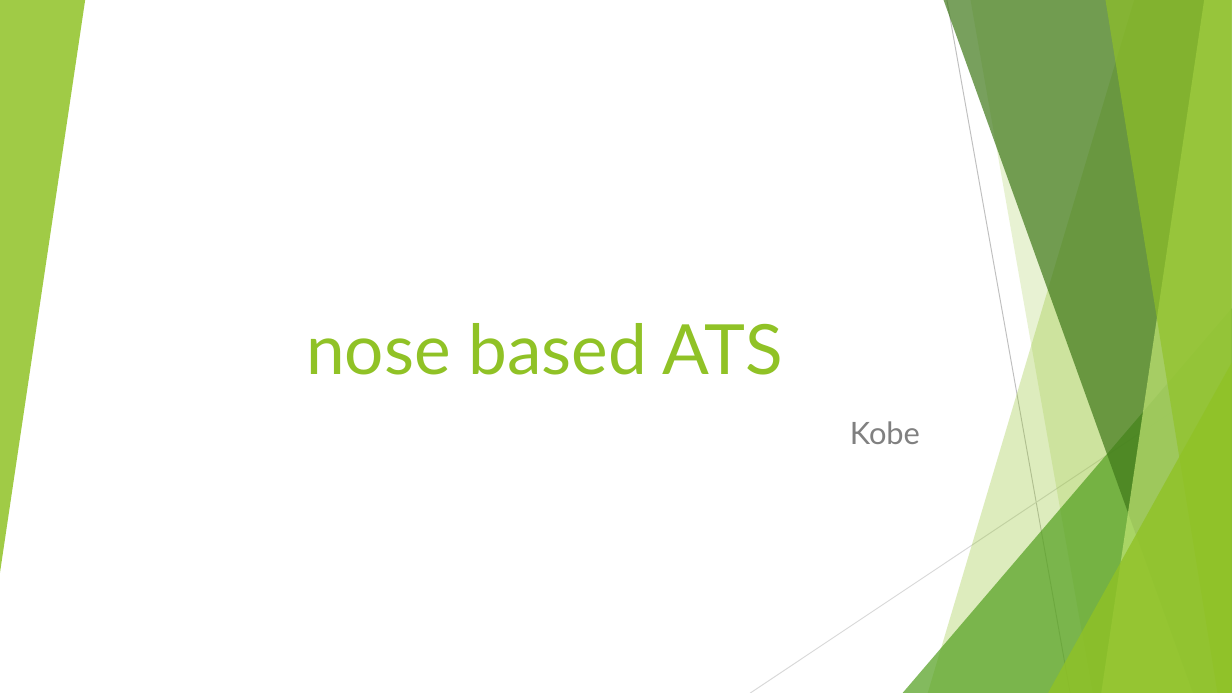
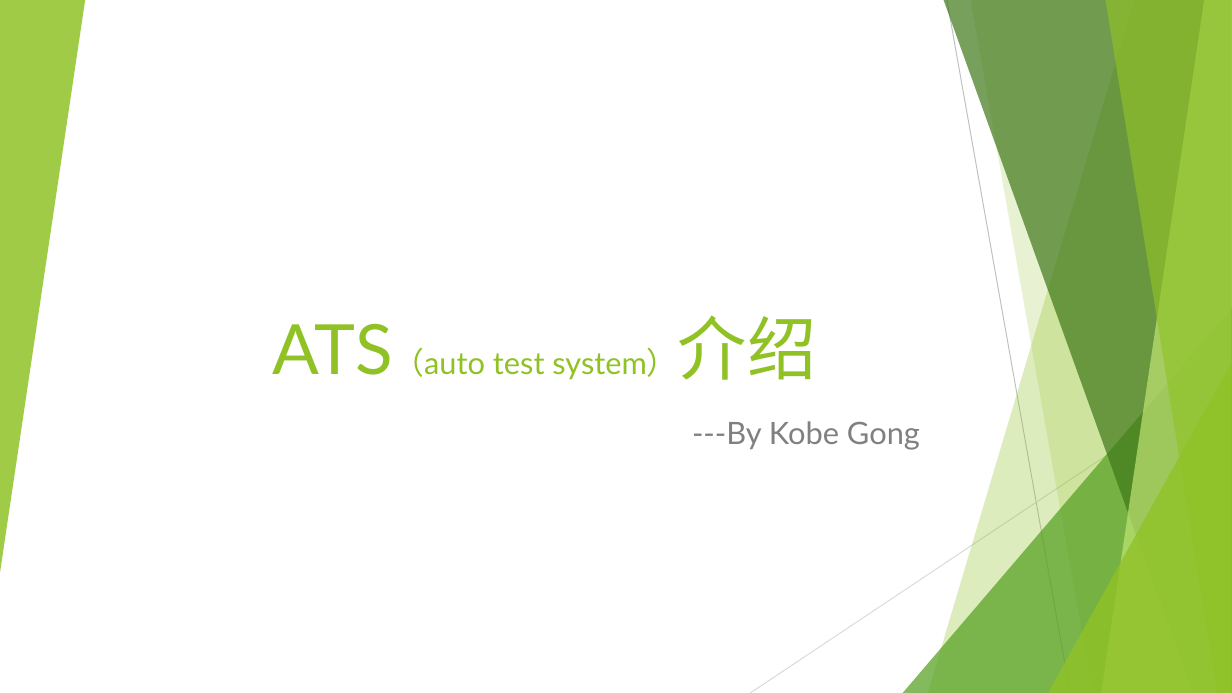
Before and after one commit to gx303841541/ATS, a slide deck: slide 1 of nose based ATS.pptx. Drawn at 1232x693 pixels with LibreOffice and Linux fonts; fonts in the diff are those of the drawing. Boxes give left, top, right and bottom in pixels: in the first picture for what was removed or moved away, otherwise in the second. Text is boxed around its words. In the diff, an @@ line names an element or a change of style, - is before the commit and + after.

```diff
--- a/nose based ATS.pptx
+++ b/nose based ATS.pptx
@@ title at bbox=[273, 315, 817, 380]: text changed; size 54 to 24 pt @@
-nose based ATS
+ATS（auto test system）介绍
@@ subtitle at bbox=[692, 421, 920, 450]: text changed @@
-Kobe
+---By Kobe Gong
```
Also in this commit, not shown: 2 other slides changed, 19 slides added, 12 other files.
